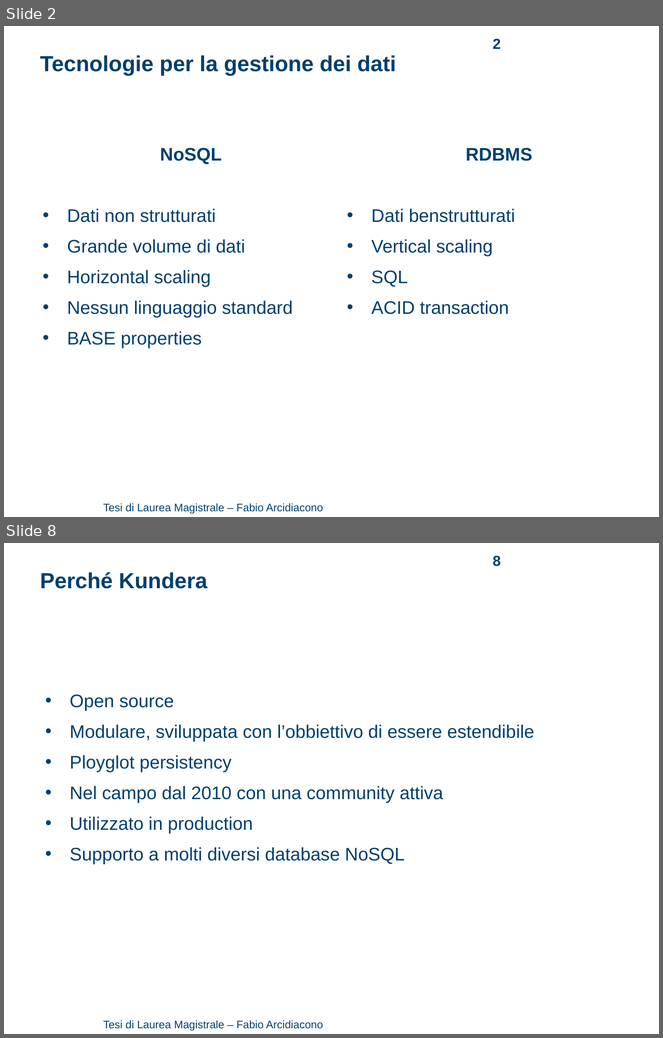
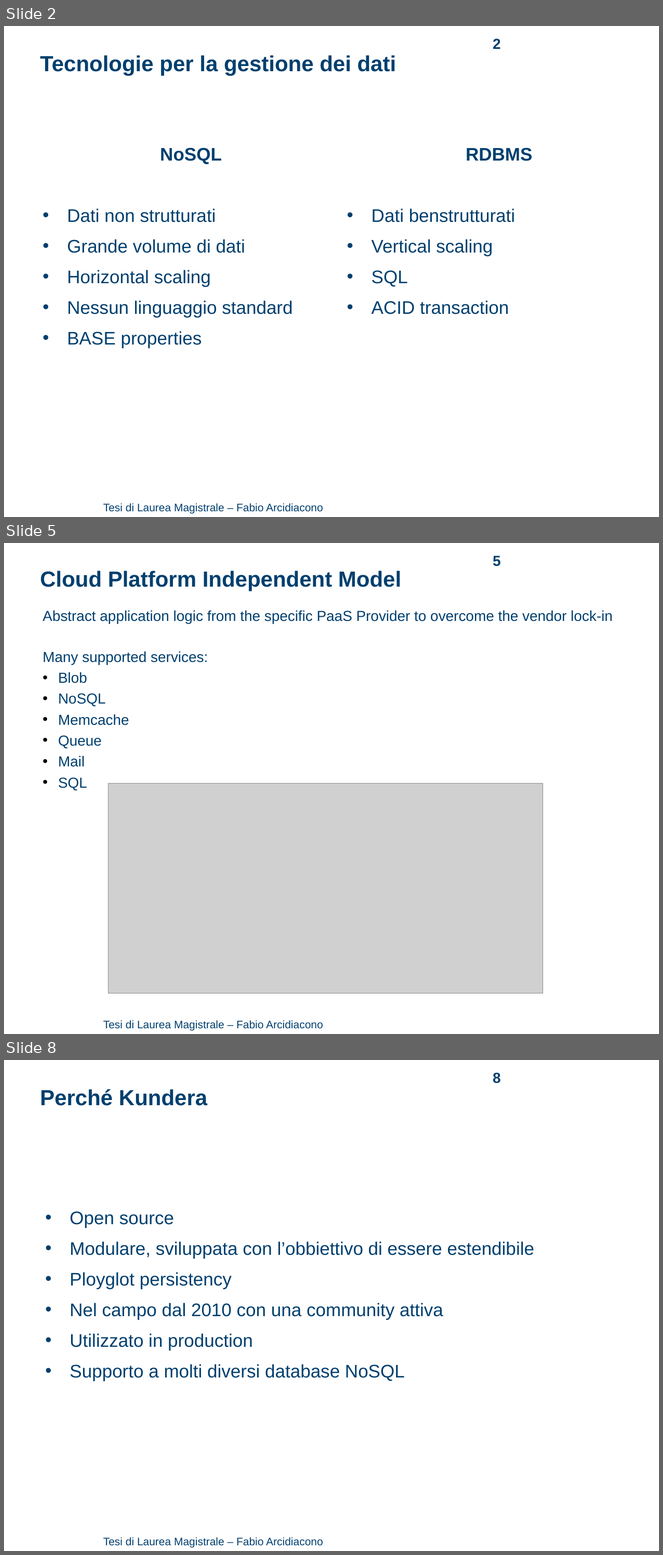
Before and after one commit to arci/thesis, a slide deck: presentation/ThesisPresentation.ppt. Shown one above the other, each under a label of ours: slides 2 and 8 before the commit, slides 2, 5 and 8 after it; the slides between them are not shown. The pictures are 663x1038 and 663x1555 pixels, drawn with LibreOffice and Linux fonts; fonts in the diff are those of the drawing; grey boxes stand for pictures; background and template pictures are left out. Boxes give left, top, right and bottom in pixels: in the first picture for what was removed or moved away, otherwise in the second. Text is boxed around its words. In the diff, an @@ line names an element or a change of style, - is before the commit and + after.

```diff
--- a/presentation/ThesisPresentation.ppt
+++ b/presentation/ThesisPresentation.ppt
@@ slide 5 added at (4, 543, 659, 1034), background #FFFFFF; not listed: 1 template element that a slide beside it also shows @@
@@ page number added at (493, 555, 501, 566), 16 pt, text #003F6E, bold @@
+5
@@ text added at (40, 571, 401, 591), 24 pt, text #003F6E, bold @@
+Cloud Platform Independent Model
@@ text added at (42, 610, 613, 624), 16 pt, text #003F6E @@
+Abstract application logic from the specific PaaS Provider to overcome the vendor lock-in
@@ text added at (42, 651, 208, 791), 16 pt, text #003F6E @@
+Many supported services:
+• Blob
+• NoSQL
+• Memcache
+• Queue
+• Mail
+• SQL
@@ picture added at (108, 783, 543, 993) @@
```
Also in this commit, not shown: 5 slides changed, 1 other slide added, 3 slides removed, 2 other files.
